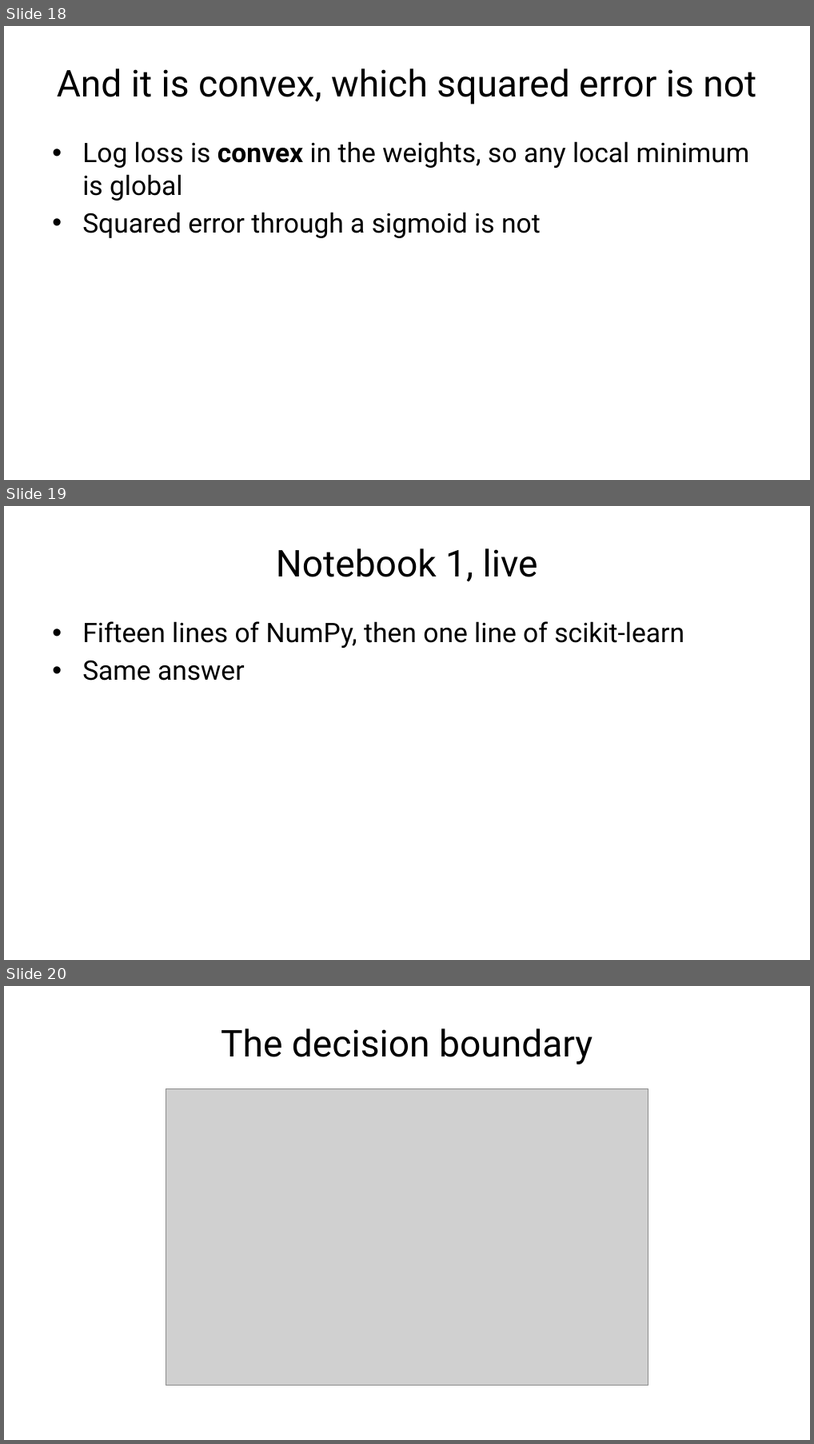
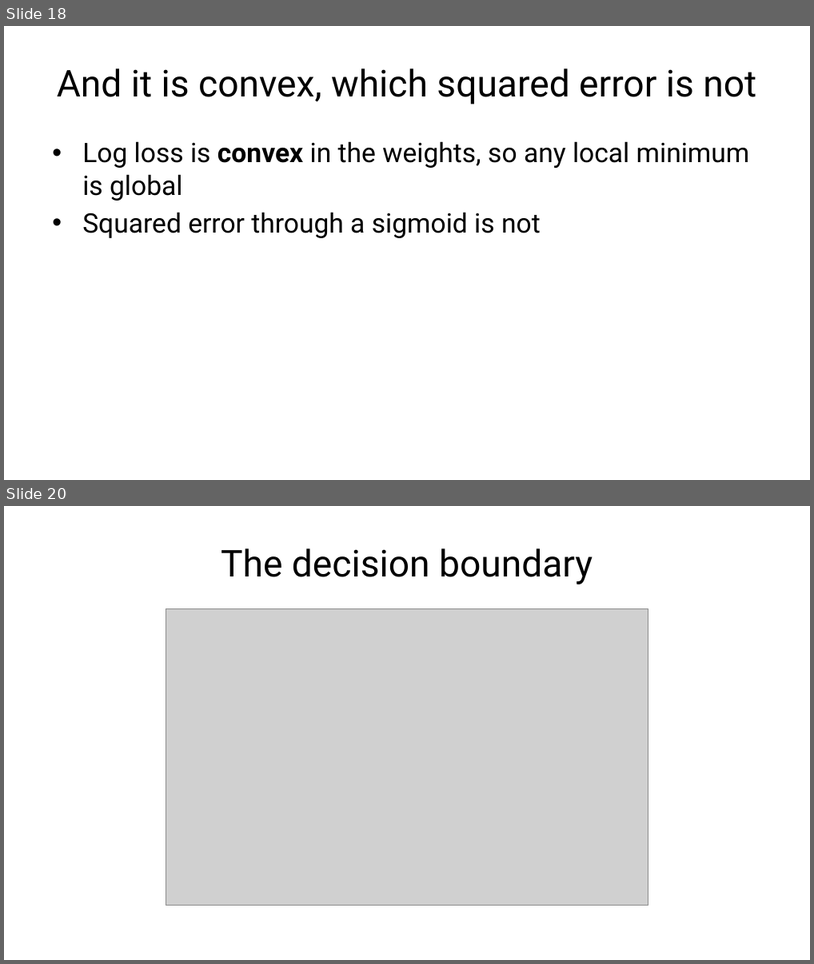
Before and after one commit to fabioantonini/technologies-for-artificial-intelligence, a slide deck: Lessons/04_classification_and_metrics/Slides/classification_and_metrics_slides.pptx. Shown one above the other, each under a label of ours: slides 18, 19 and 20 before the commit, slides 18 and 20 after it; the slides between them are not shown. The pictures are 814x1444 and 814x964 pixels, drawn with LibreOffice and Linux fonts; fonts in the diff are those of the drawing; grey boxes stand for pictures; background and template pictures are left out. Boxes give left, top, right and bottom in pixels: in the first picture for what was removed or moved away, otherwise in the second. Text is boxed around its words. In the diff, an @@ line names an element or a change of style, - is before the commit and + after.

```diff
--- a/Lessons/04_classification_and_metrics/Slides/classification_and_metrics_slides.pptx
+++ b/Lessons/04_classification_and_metrics/Slides/classification_and_metrics_slides.pptx
@@ slide 19 removed at [4, 506, 810, 960], background #FFFFFF @@
@@ title removed at [276, 548, 538, 582] @@
-Notebook 1, live
@@ text removed at [82, 621, 685, 680] @@
-• Fifteen lines of NumPy, then one line of scikit-learn
-• Same answer
```
Also in this commit, not shown: 12 slides changed, 1 slide added, 4 other files.
